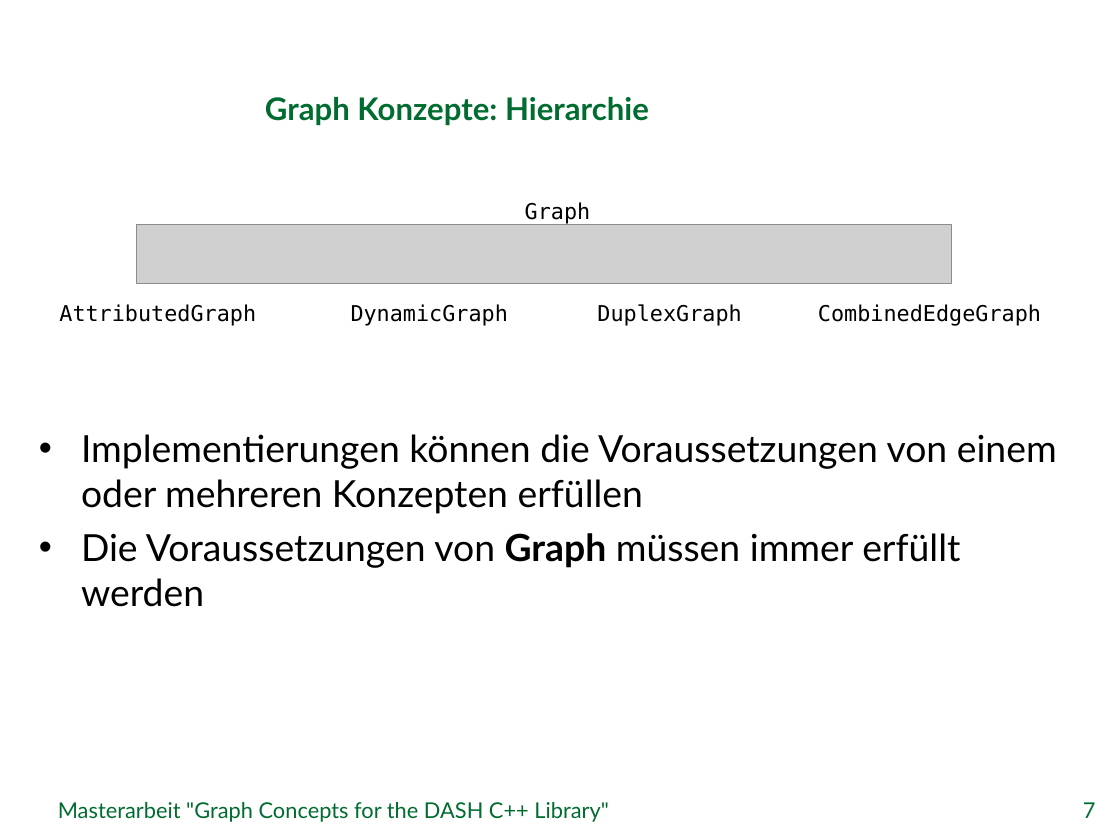
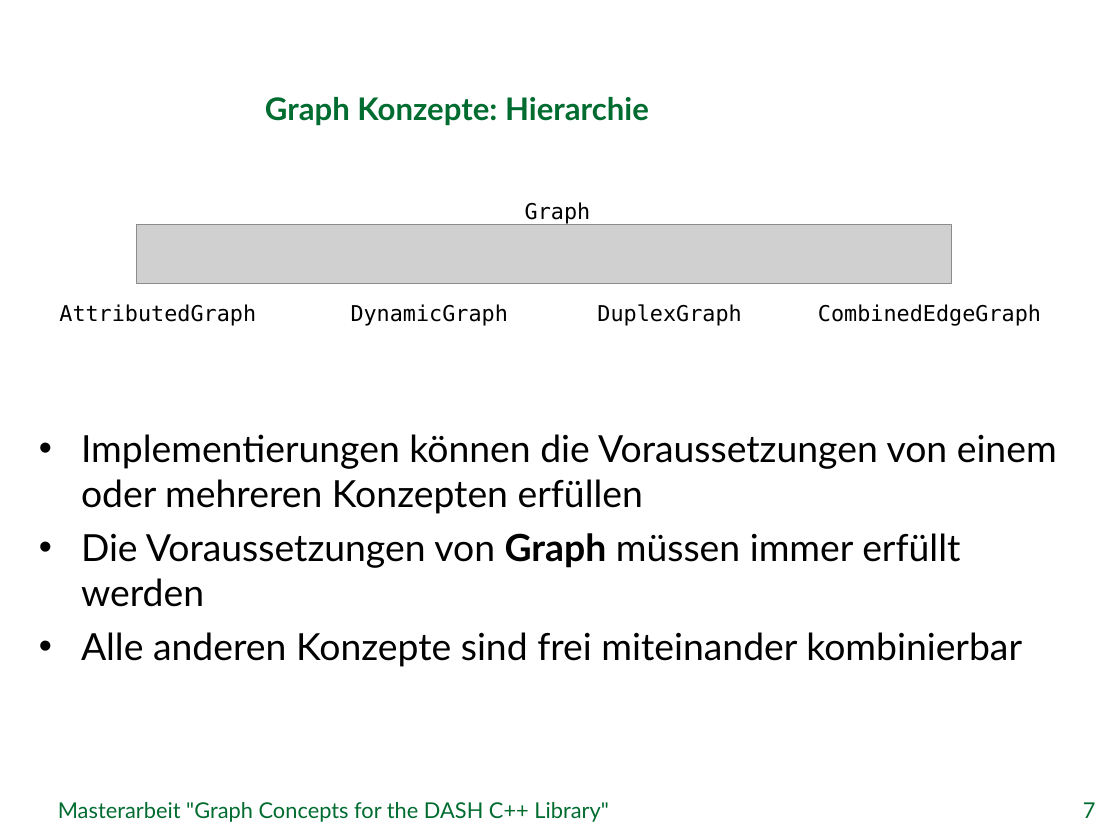
Before and after one commit to stiefn/dyn-data-structures-thesis, a slide deck: slide 7 of Folien/Abschlusssvortrag_Stefan_Effenberger.pptx. Drawn at 1120x840 pixels with LibreOffice and Linux fonts; fonts in the diff are those of the drawing; grey boxes stand for pictures; background and template pictures are left out. Boxes give left, top, right and bottom in pixels: in the first picture for what was removed or moved away, otherwise in the second. Text is boxed around its words. In the diff, an @@ line names an element or a change of style, - is before the commit and + after.

```diff
--- a/Folien/Abschlusssvortrag_Stefan_Effenberger.pptx
+++ b/Folien/Abschlusssvortrag_Stefan_Effenberger.pptx
@@ text at (x1=81, y1=632, x2=1022, y2=667): paragraph added @@
+• Alle anderen Konzepte sind frei miteinander kombinierbar
```
Also in this commit, not shown: 8 other slides changed, 2 slides added, 2 slides removed, 1 other file.
